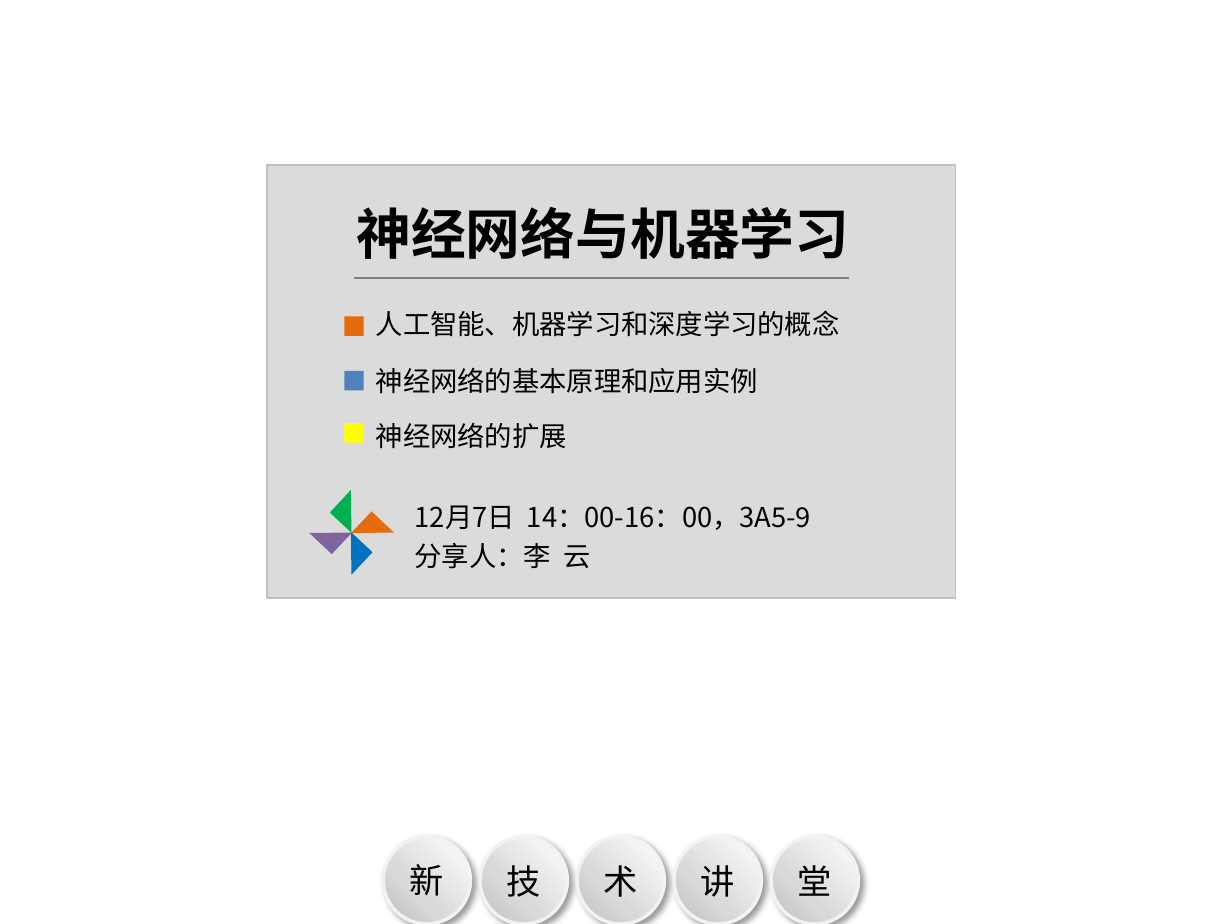
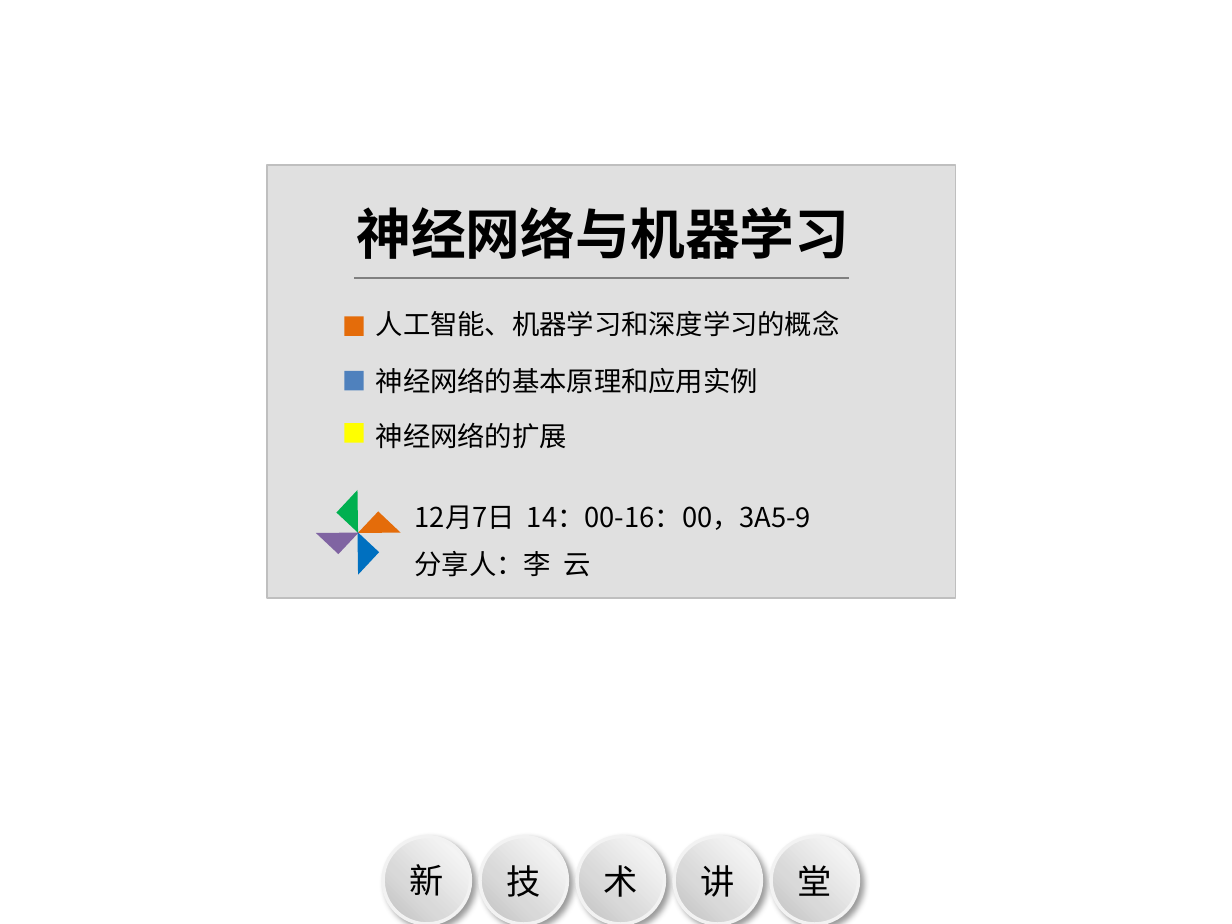
Before and after one commit to zhizhuwang/codekata, a slide deck: slide 2 of Resources/poster/poster.pptx. Drawn at 1232x924 pixels with LibreOffice and Linux fonts; fonts in the diff are those of the drawing; background and template pictures are left out. Boxes give left, top, right and bottom in pixels: in the first picture for what was removed or moved away, otherwise in the second. Text is boxed around its words. In the diff, an @@ line names an element or a change of style, - is before the commit and + after.

```diff
--- a/Resources/poster/poster.pptx
+++ b/Resources/poster/poster.pptx
@@ rectangle at <box>267,165,956,598</box>: fill #96DD9F at 92% opacity to #9FD4A5 at 80% opacity; outline #75D281 1 pt to #81C688 1 pt @@
@@ 4 right triangles: place and size @@
-4 right triangles at <box>309,491,393,575</box>
+4 right triangles at <box>316,491,401,575</box>
@@ text "分享人：李 云": place and size @@
-text "分享人：李 云" at <box>415,543,590,569</box>
+text "分享人：李 云" at <box>415,551,590,577</box>
```
Also in this commit, not shown: 2 other slides changed, 2 other files.
